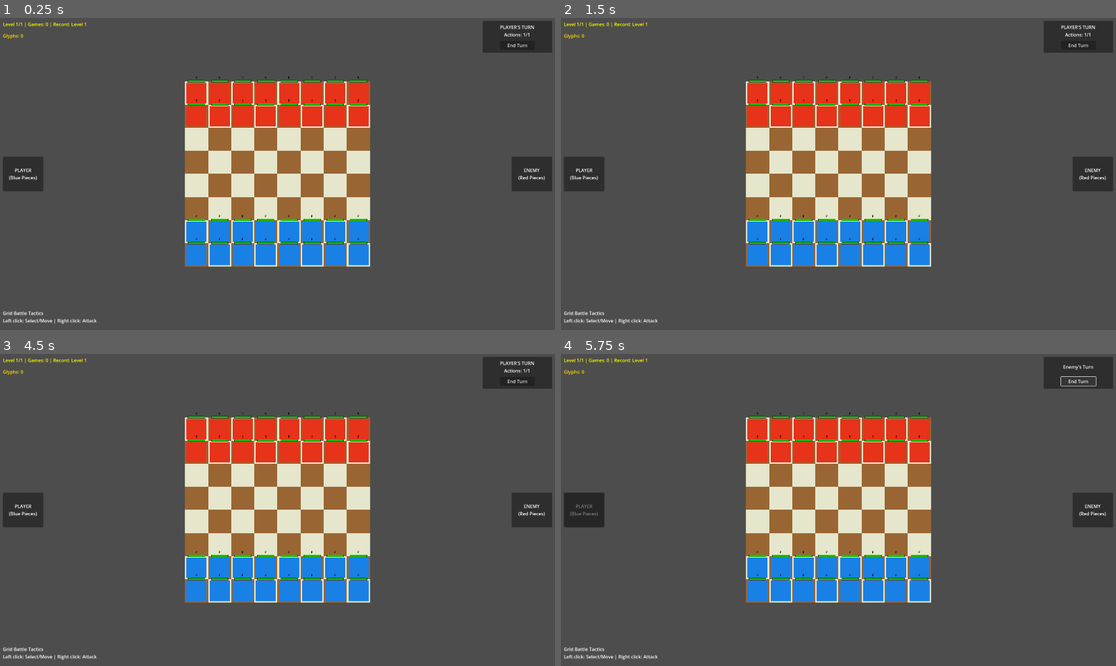
Above: before the commit, frames 1-4 (two rows, left to right).
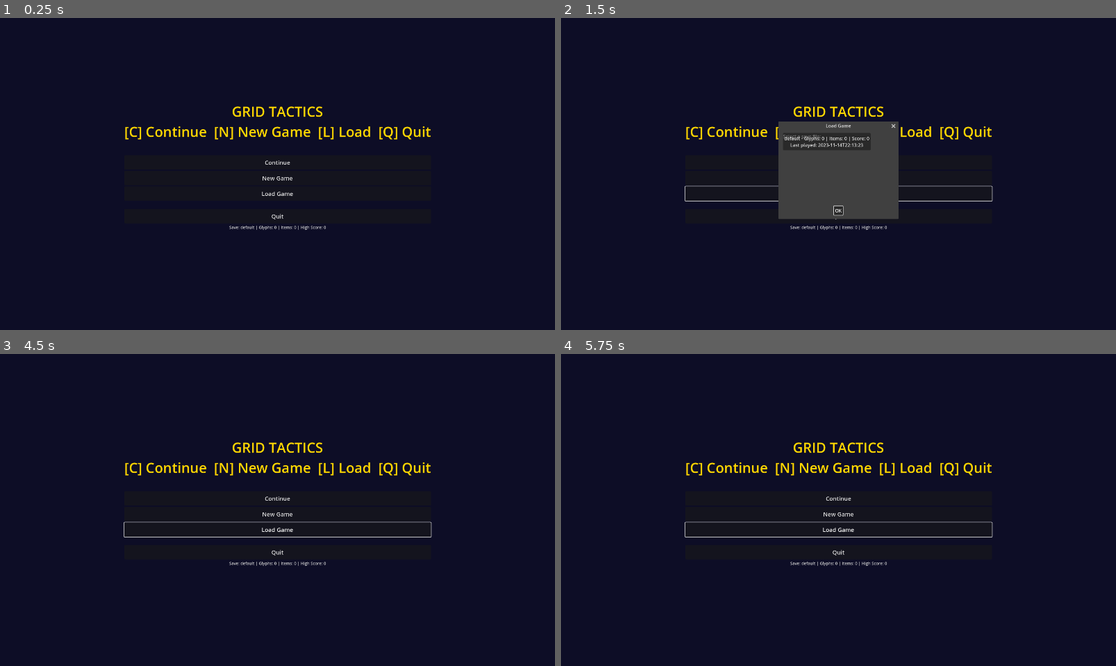
Above: after the commit, the same moments.

Repository: charlesbalcony/grid-game2.0
Game: Godot game, scene res://scenes/MainMenu.tscn
Same seed, same stepped clock (60 frames per second), same inputs: the game is played once before the commit and once after it. Before the commit the project starts from res://scenes/Main.tscn.
Inputs (mouse positions are in pixels of both pictures, inside the frame that each line leads up to):
- Up to frame 1 (0.25 s): no input
- Up to frame 2 (1.5 s): click (838, 192) at 0.5 s, where only the run after the commit has a clickable "Load Game"; click (838, 177) at 1.25 s, where only the run after the commit has a clickable "New Game"
- Up to frame 3 (4.5 s): click (277, 513) at 2 s, where only the run after the commit has a clickable "New Game"; click (277, 497) at 2.75 s, where only the run after the commit has a clickable "Continue"; click (277, 497) at 3.5 s, where only the run after the commit has a clickable "Continue"; click (277, 547) at 4.25 s, where only the run after the commit has a clickable "OK"
- Up to frame 4 (5.75 s): click (1077, 382) at 5 s, where only the run before the commit has a clickable "End Turn"

The runs differ from the first frame. In frame 1, 100% of the frame differs, in the area x 0-100%, y 0-100%; in frame 2, 100%; in frame 3, 100%; in frame 4, 100%.

Commit message:
start main menu setup

Diff:
--- a/my-first-game/project.godot
+++ b/my-first-game/project.godot
@@ -12,7 +12,7 @@
 
 config/name="Grid Battle Tactics"
 config/version="1.0"
-run/main_scene="res://scenes/Main.tscn"
+run/main_scene="res://scenes/MainMenu.tscn"
 config/features=PackedStringArray("4.3")
 
 [autoload]
--- /dev/null
+++ b/my-first-game/scenes/MainMenu.tscn
@@ -0,0 +1,80 @@
+[gd_scene load_steps=2 format=3 uid="uid://c5vw3y8jx1234"]
+
+[ext_resource type="Script" path="res://scripts/MainMenu.gd" id="1_main_menu"]
+
+[node name="MainMenu" type="Control"]
+layout_mode = 3
+anchors_preset = 15
+anchor_right = 1.0
+anchor_bottom = 1.0
+grow_horizontal = 2
+grow_vertical = 2
+mouse_filter = 0
+script = ExtResource("1_main_menu")
+
+[node name="Background" type="ColorRect" parent="."]
+layout_mode = 1
+anchors_preset = 15
+anchor_right = 1.0
+anchor_bottom = 1.0
+grow_horizontal = 2
+grow_vertical = 2
+mouse_filter = 2
+color = Color(0.05, 0.05, 0.15, 1)
+
+[node name="MenuContainer" type="VBoxContainer" parent="."]
+layout_mode = 1
+anchors_preset = 8
+anchor_left = 0.5
+anchor_top = 0.5
+anchor_right = 0.5
+anchor_bottom = 0.5
+offset_left = -200.0
+offset_top = -250.0
+offset_right = 200.0
+offset_bottom = 250.0
+grow_horizontal = 2
+grow_vertical = 2
+mouse_filter = 2
+
+[node name="Title" type="Label" parent="MenuContainer"]
+layout_mode = 2
+text = "GRID TACTICS
+[C] Continue  [N] New Game  [L] Load  [Q] Quit"
+horizontal_alignment = 1
+vertical_alignment = 1
+
+[node name="Spacer1" type="Control" parent="MenuContainer"]
+layout_mode = 2
+custom_minimum_size = Vector2(0, 40)
+mouse_filter = 2
+
+[node name="ContinueButton" type="Button" parent="MenuContainer"]
+layout_mode = 2
+text = "Continue"
+custom_minimum_size = Vector2(0, 50)
+
+[node name="NewGameButton" type="Button" parent="MenuContainer"]
+layout_mode = 2
+text = "New Game"
+custom_minimum_size = Vector2(0, 50)
+
+[node name="LoadGameButton" type="Button" parent="MenuContainer"]
+layout_mode = 2
+text = "Load Game"
+custom_minimum_size = Vector2(0, 50)
+
+[node name="Spacer2" type="Control" parent="MenuContainer"]
+layout_mode = 2
+custom_minimum_size = Vector2(0, 20)
+mouse_filter = 2
+
+[node name="QuitButton" type="Button" parent="MenuContainer"]
+layout_mode = 2
+text = "Quit"
+custom_minimum_size = Vector2(0, 50)
+
+[node name="SaveInfo" type="Label" parent="MenuContainer"]
+layout_mode = 2
+text = "Current Save: Default"
+horizontal_alignment = 1
--- a/my-first-game/scripts/GameState.gd
+++ b/my-first-game/scripts/GameState.gd
@@ -1,20 +1,70 @@
 # GameState.gd
-# Singleton to store game state data between scenes
+# Singleton to store game state data between scenes and manage saves
 
 extends Node
 
-# Game over data
+# Save manager reference
+var save_manager = null
+var current_save_name: String = "default"
+
+# Game over data (session only)
 var game_over_winner: String = ""
 var game_over_reason: String = "elimination"
 var game_over_glyphs_recovered: int = 0
 var game_over_army_info: String = ""
 
-# Shop/inventory data
+# Current session data (syncs with save file)
 var current_glyphs: int = 0
-var purchased_items: Array = []  # Array of item IDs that have been purchased
+var purchased_items: Array = []  # Array of item IDs purchased in current run (temporary)
+var permanent_items: Array = []  # Array of permanent items owned (persists across runs)
+
+func _ready():
+	# Create save manager
+	save_manager = preload("res://scripts/systems/SaveManager.gd").new()
+	add_child(save_manager)
+	print("GameState: SaveManager initialized")
+
+	# Try to load default save or create new one
+	if save_manager.save_exists("default"):
+		load_save("default")
+	else:
+		create_new_save("default")
+
+# Save management
+func create_new_save(save_name: String) -> bool:
+	if save_manager.create_new_save(save_name):
+		current_save_name = save_name
+		sync_from_save()
+		print("GameState: Created new save: ", save_name)
+		return true
+	return false
+
+func load_save(save_name: String) -> bool:
+	if save_manager.load_game(save_name):
+		current_save_name = save_name
+		sync_from_save()
+		print("GameState: Loaded save: ", save_name)
+		return true
+	return false
+
+func save_current() -> bool:
+	sync_to_save()
+	return save_manager.save_game(current_save_name)
+
+func sync_from_save():
+	# Load data from save manager into current session
+	current_glyphs = save_manager.get_glyphs()
+	permanent_items = save_manager.get_permanent_items().duplicate()
+	print("GameState: Synced from save - Glyphs: ", current_glyphs, " Permanent Items: ", permanent_items.size())
+
+func sync_to_save():
+	# Save current session data to save manager
+	save_manager.set_glyphs(current_glyphs)
+	# Permanent items are added individually via add_permanent_item
+	print("GameState: Synced to save - Glyphs: ", current_glyphs)
 
 func set_game_over_data(winner: String, reason: String = "elimination", glyphs_recovered: int = 0, army_info: String = ""):
-	"""Store game over data for the GameOver scene"""
+	# Store game over data for the GameOver scene
 	game_over_winner = winner
 	game_over_reason = reason
 	game_over_glyphs_recovered = glyphs_recovered
@@ -22,7 +72,7 @@
 	print("GameState: Stored game over data - Winner: ", winner)
 
 func get_game_over_data() -> Dictionary:
-	"""Get game over data"""
+	# Get game over data
 	return {
 		"winner": game_over_winner,
 		"reason": game_over_reason,
@@ -31,30 +81,48 @@
 	}
 
 func clear_game_over_data():
-	"""Clear game over data"""
+	# Clear game over data
 	game_over_winner = ""
 	game_over_reason = "elimination"
 	game_over_glyphs_recovered = 0
 	game_over_army_info = ""
 
 func add_purchased_item(item_id: String):
-	"""Add an item to the purchased items list"""
+	# Add an item to the purchased items list (current run only)
 	if not purchased_items.has(item_id):
 		purchased_items.append(item_id)
 		print("GameState: Added purchased item: ", item_id)
 
+func add_permanent_item(item_id: String):
+	# Add a permanent item (persists across runs)
+	if not permanent_items.has(item_id):
+		permanent_items.append(item_id)
+		save_manager.add_permanent_item(item_id)
+		print("GameState: Added permanent item: ", item_id)
+
 func get_purchased_items() -> Array:
-	"""Get all purchased items"""
+	# Get all purchased items (current run)
 	return purchased_items
 
+func get_permanent_items() -> Array:
+	# Get all permanent items
+	return permanent_items
+
 func clear_purchased_items():
-	"""Clear purchased items (for new run)"""
+	# Clear purchased items (for new run)
 	purchased_items.clear()
 	print("GameState: Cleared purchased items")
 
+func start_new_run():
+	# Reset run-specific data but keep permanent progression
+	clear_game_over_data()
+	purchased_items.clear()
+	# Keep current_glyphs and permanent_items
+	print("GameState: Started new run")
+
 func reset_all():
-	"""Reset all game state"""
+	# Reset all game state (but don't delete save file)
 	clear_game_over_data()
 	current_glyphs = 0
 	purchased_items.clear()
-	print("GameState: Reset all data")
+	print("GameState: Reset session data")
--- a/my-first-game/scripts/LoadoutMenu.gd
+++ b/my-first-game/scripts/LoadoutMenu.gd
@@ -668,6 +668,8 @@
 		show_piece_loadout(generate_piece_id(selected_piece_pos, selected_piece_data.type), selected_piece_data)
 
 func _on_start_battle_button_pressed():
-	"""Handle start battle button press"""
+	# Handle start battle button press
 	print("LoadoutMenu: Starting battle, returning to main game scene")
+	# Save before starting battle
+	GameState.save_current()
 	get_tree().change_scene_to_file("res://scenes/Main.tscn")
--- /dev/null
+++ b/my-first-game/scripts/MainMenu.gd
@@ -0,0 +1,215 @@
+# MainMenu.gd
+# Main menu for the game
+
+extends Control
+
+@onready var continue_button = $MenuContainer/ContinueButton
+@onready var new_game_button = $MenuContainer/NewGameButton
+@onready var load_game_button = $MenuContainer/LoadGameButton
+@onready var quit_button = $MenuContainer/QuitButton
+@onready var save_info_label = $MenuContainer/SaveInfo
+@onready var title_label = $MenuContainer/Title
+
+func _ready():
+	print("MainMenu: _ready() called")
+
+	# Enforce fullscreen
+	if DisplayServer.window_get_mode() != DisplayServer.WINDOW_MODE_FULLSCREEN:
+		DisplayServer.window_set_mode(DisplayServer.WINDOW_MODE_FULLSCREEN)
+		print("MainMenu: Set fullscreen mode")
+
+	# Wait for tree to be ready
+	await get_tree().process_frame
+
+	print("MainMenu: Tree ready, connecting buttons")
+
+	# Connect buttons
+	if continue_button:
+		continue_button.pressed.connect(_on_continue_pressed)
+		print("MainMenu: Continue button connected")
+	else:
+		print("MainMenu: ERROR - continue_button is null!")
+
+	if new_game_button:
+		new_game_button.pressed.connect(_on_new_game_pressed)
+		print("MainMenu: New game button connected")
+	else:
+		print("MainMenu: ERROR - new_game_button is null!")
+
+	if load_game_button:
+		load_game_button.pressed.connect(_on_load_game_pressed)
+		print("MainMenu: Load game button connected")
+	else:
+		print("MainMenu: ERROR - load_game_button is null!")
+
+	if quit_button:
+		quit_button.pressed.connect(_on_quit_pressed)
+		print("MainMenu: Quit button connected")
+	else:
+		print("MainMenu: ERROR - quit_button is null!")
+
+	# Style the menu
+	setup_styling()
+
+	print("MainMenu: About to update save info")
+	# Update save info
+	update_save_info()
+	print("MainMenu: Save info updated")
+
+	# Check if we have a save to continue from
+	if GameState and GameState.save_manager:
+		if not GameState.save_manager.save_exists(GameState.current_save_name):
+			continue_button.disabled = true
+			print("MainMenu: No save exists, disabling continue button")
+		else:
+			print("MainMenu: Save exists, continue button enabled")
+	else:
+		print("MainMenu: ERROR - GameState or save_manager is null!")
+
+	# Ensure input processing is enabled
+	set_process_input(true)
+	set_process_unhandled_input(true)
+
+	print("MainMenu: _ready() complete")
+
+func _process(_delta):
+	# Keyboard shortcuts since mouse isn't working
+	if Input.is_key_pressed(KEY_C):
+		_on_continue_pressed()
+	if Input.is_key_pressed(KEY_N):
+		_on_new_game_pressed()
+	if Input.is_key_pressed(KEY_L):
+		_on_load_game_pressed()
+	if Input.is_key_pressed(KEY_Q) or Input.is_key_pressed(KEY_ESCAPE):
+		_on_quit_pressed()
+
+func _input(event):
+	print("MainMenu: _input called with event: ", event)
+	if event is InputEventMouseButton:
+		print("MainMenu: Mouse click detected at: ", event.position, " pressed: ", event.pressed)
+
+func setup_styling():
+	# Title
+	if title_label:
+		title_label.add_theme_font_size_override("font_size", 48)
+		title_label.add_theme_color_override("font_color", Color.GOLD)
+
+	# Buttons
+	for button in [continue_button, new_game_button, load_game_button, quit_button]:
+		if button:
+			button.add_theme_font_size_override("font_size", 20)
+			button.focus_mode = Control.FOCUS_ALL
+			print("MainMenu: Styled button: ", button.name)
+
+	# Save info
+	if save_info_label:
+		save_info_label.add_theme_font_size_override("font_size", 14)
+		save_info_label.add_theme_color_override("font_color", Color.LIGHT_GRAY)
+
+func update_save_info():
+	if not save_info_label or not GameState.save_manager:
+		return
+
+	var save_name = GameState.current_save_name
+	if GameState.save_manager.save_exists(save_name):
+		var info = GameState.save_manager.get_save_info(save_name)
+		save_info_label.text = "Save: %s | Glyphs: %d | Items: %d | High Score: %d" % [
+			save_name,
+			info.get("glyphs", 0),
+			info.get("permanent_items", 0),
+			info.get("high_score", 0)
+		]
+	else:
+		save_info_label.text = "No save file found"
+
+func _on_continue_pressed():
+	print("MainMenu: Continue button PRESSED!")
+	print("MainMenu: Continue game")
+	# Load the existing save and go to loadout menu
+	GameState.load_save(GameState.current_save_name)
+	get_tree().change_scene_to_file("res://scenes/LoadoutMenu.tscn")
+
+func _on_new_game_pressed():
+	print("MainMenu: New Game button PRESSED!")
+	print("MainMenu: New game")
+	# Show dialog to create new save or overwrite
+	show_new_game_dialog()
+
+func _on_load_game_pressed():
+	print("MainMenu: Load Game button PRESSED!")
+	print("MainMenu: Load game")
+	# Show load game dialog
+	show_load_game_dialog()
+
+func _on_quit_pressed():
+	print("MainMenu: Quit button PRESSED!")
+	print("MainMenu: Quit game")
+	# Save before quitting
+	GameState.save_current()
+	get_tree().quit()
+
+func show_new_game_dialog():
+	var dialog = ConfirmationDialog.new()
+	dialog.dialog_text = "Start a new game? This will reset your current progress."
+	dialog.title = "New Game"
+
+	dialog.confirmed.connect(func():
+		# Reset current save or create new one
+		GameState.create_new_save("default")
+		GameState.start_new_run()
+		get_tree().change_scene_to_file("res://scenes/LoadoutMenu.tscn")
+		dialog.queue_free()
+	)
+
+	dialog.canceled.connect(func(): dialog.queue_free())
+
+	add_child(dialog)
+	dialog.popup_centered()
+
+func show_load_game_dialog():
+	var dialog = AcceptDialog.new()
+	dialog.title = "Load Game"
+	dialog.dialog_text = "Select a save file:"
+	dialog.min_size = Vector2(400, 300)
+
+	# Create list of save files
+	var scroll = ScrollContainer.new()
+	scroll.custom_minimum_size = Vector2(380, 200)
+
+	var save_list = VBoxContainer.new()
+	save_list.add_theme_constant_override("separation", 10)
+
+	var saves = GameState.save_manager.get_save_list()
+
+	if saves.size() == 0:
+		var no_saves_label = Label.new()
+		no_saves_label.text = "No save files found"
+		no_saves_label.horizontal_alignment = HORIZONTAL_ALIGNMENT_CENTER
+		save_list.add_child(no_saves_label)
+	else:
+		for save_name in saves:
+			var save_info = GameState.save_manager.get_save_info(save_name)
+
+			var save_button = Button.new()
+			save_button.text = "%s - Glyphs: %d | Items: %d | Score: %d\nLast played: %s" % [
+				save_name,
+				save_info.get("glyphs", 0),
+				save_info.get("permanent_items", 0),
+				save_info.get("high_score", 0),
+				save_info.get("last_played", "Unknown")
+			]
+			save_button.custom_minimum_size = Vector2(0, 60)
+			save_button.pressed.connect(func():
+				GameState.load_save(save_name)
+				update_save_info()
+				continue_button.disabled = false
+				dialog.queue_free()
+			)
+			save_list.add_child(save_button)
+
+	scroll.add_child(save_list)
+	dialog.add_child(scroll)
+
+	add_child(dialog)
+	dialog.popup_centered()
+	dialog.confirmed.connect(func(): dialog.queue_free())
--- a/my-first-game/scripts/Shop.gd
+++ b/my-first-game/scripts/Shop.gd
@@ -143,12 +143,16 @@
 func _on_new_run_button_pressed():
 	# Start a new run
 	print("Shop: Starting new run - going to loadout menu")
+	# Save before starting new run
+	GameState.save_current()
 	# Go to loadout menu to set up the army
 	get_tree().change_scene_to_file("res://scenes/LoadoutMenu.tscn")
 
 func _on_back_button_pressed():
 	# Go back to the game
 	print("Shop: Returning to game")
+	# Save before returning
+	GameState.save_current()
 	get_tree().change_scene_to_file("res://scenes/Main.tscn")
 
 func show_purchase_confirmation(item_name: String, glyphs_spent: int, remaining_glyphs: int):
--- /dev/null
+++ b/my-first-game/scripts/systems/SaveManager.gd
@@ -0,0 +1,209 @@
+# SaveManager.gd
+# Handles saving and loading game data to/from disk
+
+extends Node
+
+const SAVE_DIR = "user://saves/"
+const SAVE_EXTENSION = ".json"
+
+# Save data structure
+var current_save_data = {
+	"save_name": "default",
+	"last_played": "",
+	"total_playtime": 0.0,
+	"glyphs": 0,
+	"permanent_items": [],
+	"high_scores": {
+		"classic": 0,
+		"endless": 0
+	},
+	"stats": {
+		"games_played": 0,
+		"total_kills": 0,
+		"total_deaths": 0
+	}
+}
+
+func _ready():
+	# Ensure save directory exists
+	var dir = DirAccess.open("user://")
+	if not dir.dir_exists("saves"):
+		dir.make_dir("saves")
+
+# Save current game state to a file
+func save_game(save_name: String = "default") -> bool:
+	var save_path = SAVE_DIR + save_name + SAVE_EXTENSION
+
+	# Update metadata
+	current_save_data["save_name"] = save_name
+	current_save_data["last_played"] = Time.get_datetime_string_from_system()
+
+	# Convert to JSON
+	var json_string = JSON.stringify(current_save_data, "\t")
+
+	# Write to file
+	var file = FileAccess.open(save_path, FileAccess.WRITE)
+	if file == null:
+		print("SaveManager: Failed to open file for writing: ", save_path)
+		return false
+
+	file.store_string(json_string)
+	file.close()
+
+	print("SaveManager: Game saved to ", save_path)
+	return true
+
+# Load game state from a file
+func load_game(save_name: String = "default") -> bool:
+	var save_path = SAVE_DIR + save_name + SAVE_EXTENSION
+
+	# Check if file exists
+	if not FileAccess.file_exists(save_path):
+		print("SaveManager: Save file not found: ", save_path)
+		return false
+
+	# Read file
+	var file = FileAccess.open(save_path, FileAccess.READ)
+	if file == null:
+		print("SaveManager: Failed to open file for reading: ", save_path)
+		return false
+
+	var json_string = file.get_as_text()
+	file.close()
+
+	# Parse JSON
+	var json = JSON.new()
+	var parse_result = json.parse(json_string)
+
+	if parse_result != OK:
+		print("SaveManager: Failed to parse JSON from save file")
+		return false
+
+	current_save_data = json.data
+	print("SaveManager: Game loaded from ", save_path)
+	return true
+
+# Get list of all save files
+func get_save_list() -> Array:
+	var saves = []
+	var dir = DirAccess.open(SAVE_DIR)
+
+	if dir == null:
+		print("SaveManager: Could not open save directory")
+		return saves
+
+	dir.list_dir_begin()
+	var file_name = dir.get_next()
+
+	while file_name != "":
+		if not dir.current_is_dir() and file_name.ends_with(SAVE_EXTENSION):
+			var save_name = file_name.replace(SAVE_EXTENSION, "")
+			saves.append(save_name)
+		file_name = dir.get_next()
+
+	dir.list_dir_end()
+	return saves
+
+# Get save file metadata without loading the full save
+func get_save_info(save_name: String) -> Dictionary:
+	var save_path = SAVE_DIR + save_name + SAVE_EXTENSION
+
+	if not FileAccess.file_exists(save_path):
+		return {}
+
+	var file = FileAccess.open(save_path, FileAccess.READ)
+	if file == null:
+		return {}
+
+	var json_string = file.get_as_text()
+	file.close()
+
+	var json = JSON.new()
+	var parse_result = json.parse(json_string)
+
+	if parse_result != OK:
+		return {}
+
+	var data = json.data
+	return {
+		"save_name": data.get("save_name", save_name),
+		"last_played": data.get("last_played", "Unknown"),
+		"glyphs": data.get("glyphs", 0),
+		"permanent_items": data.get("permanent_items", []).size(),
+		"high_score": max(data.get("high_scores", {}).get("classic", 0),
+						  data.get("high_scores", {}).get("endless", 0))
+	}
+
+# Delete a save file
+func delete_save(save_name: String) -> bool:
+	var save_path = SAVE_DIR + save_name + SAVE_EXTENSION
+
+	if not FileAccess.file_exists(save_path):
+		print("SaveManager: Save file not found for deletion: ", save_path)
+		return false
+
+	var dir = DirAccess.open(SAVE_DIR)
+	if dir == null:
+		return false
+
+	var error = dir.remove(save_name + SAVE_EXTENSION)
+	if error == OK:
+		print("SaveManager: Deleted save file: ", save_name)
+		return true
+	else:
+		print("SaveManager: Failed to delete save file: ", save_name)
+		return false
+
+# Check if a save exists
+func save_exists(save_name: String) -> bool:
+	var save_path = SAVE_DIR + save_name + SAVE_EXTENSION
+	return FileAccess.file_exists(save_path)
+
+# Create a new save with default data
+func create_new_save(save_name: String) -> bool:
+	current_save_data = {
+		"save_name": save_name,
+		"last_played": Time.get_datetime_string_from_system(),
+		"total_playtime": 0.0,
+		"glyphs": 0,
+		"permanent_items": [],
+		"high_scores": {
+			"classic": 0,
+			"endless": 0
+		},
+		"stats": {
+			"games_played": 0,
+			"total_kills": 0,
+			"total_deaths": 0
+		}
+	}
+	return save_game(save_name)
+
+# Getters and setters for save data
+func get_glyphs() -> int:
+	return current_save_data.get("glyphs", 0)
+
+func set_glyphs(amount: int):
+	current_save_data["glyphs"] = amount
+
+func get_permanent_items() -> Array:
+	return current_save_data.get("permanent_items", [])
+
+func add_permanent_item(item_id: String):
+	if not current_save_data["permanent_items"].has(item_id):
+		current_save_data["permanent_items"].append(item_id)
+
+func get_high_score(mode: String = "classic") -> int:
+	return current_save_data.get("high_scores", {}).get(mode, 0)
+
+func set_high_score(mode: String, score: int):
+	if not current_save_data.has("high_scores"):
+		current_save_data["high_scores"] = {}
+	current_save_data["high_scores"][mode] = score
+
+func increment_stat(stat_name: String, amount: int = 1):
+	if not current_save_data.has("stats"):
+		current_save_data["stats"] = {}
+	if not current_save_data["stats"].has(stat_name):
+		current_save_data["stats"][stat_name] = 0
+	current_save_data["stats"][stat_name] += amount
